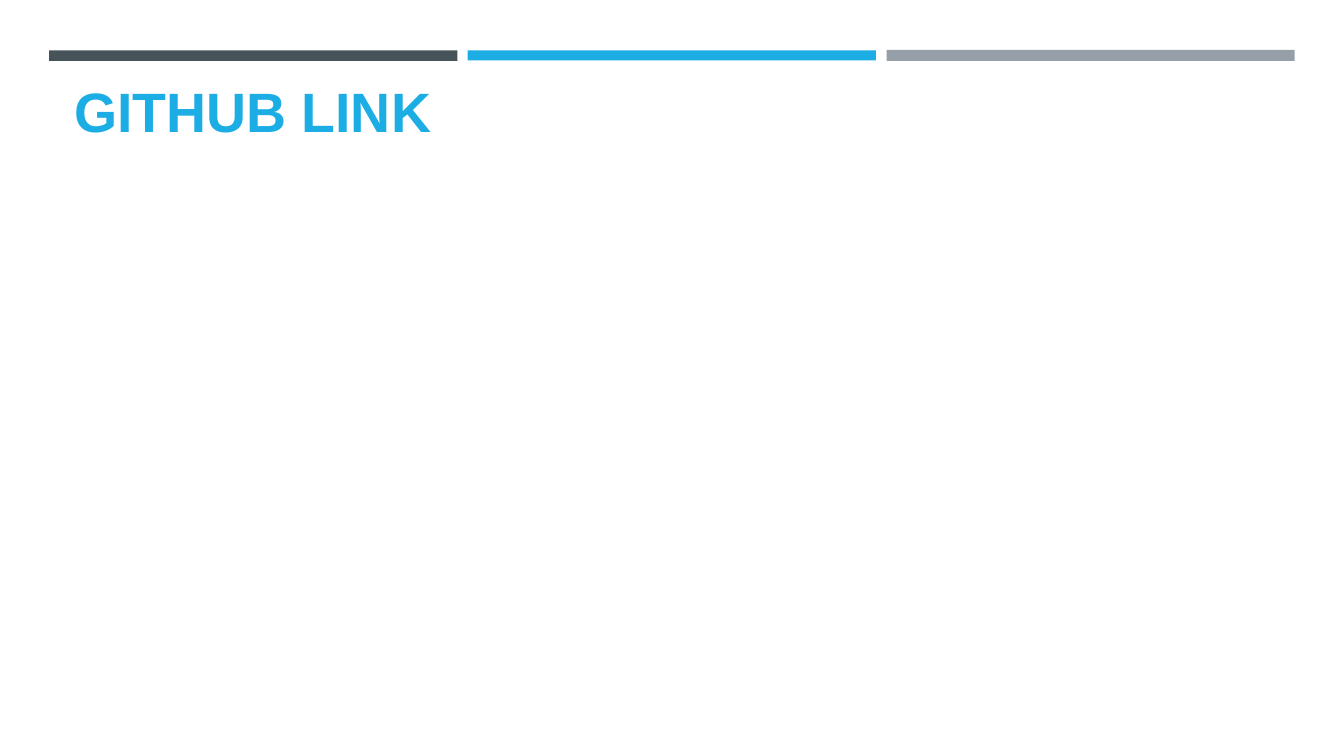
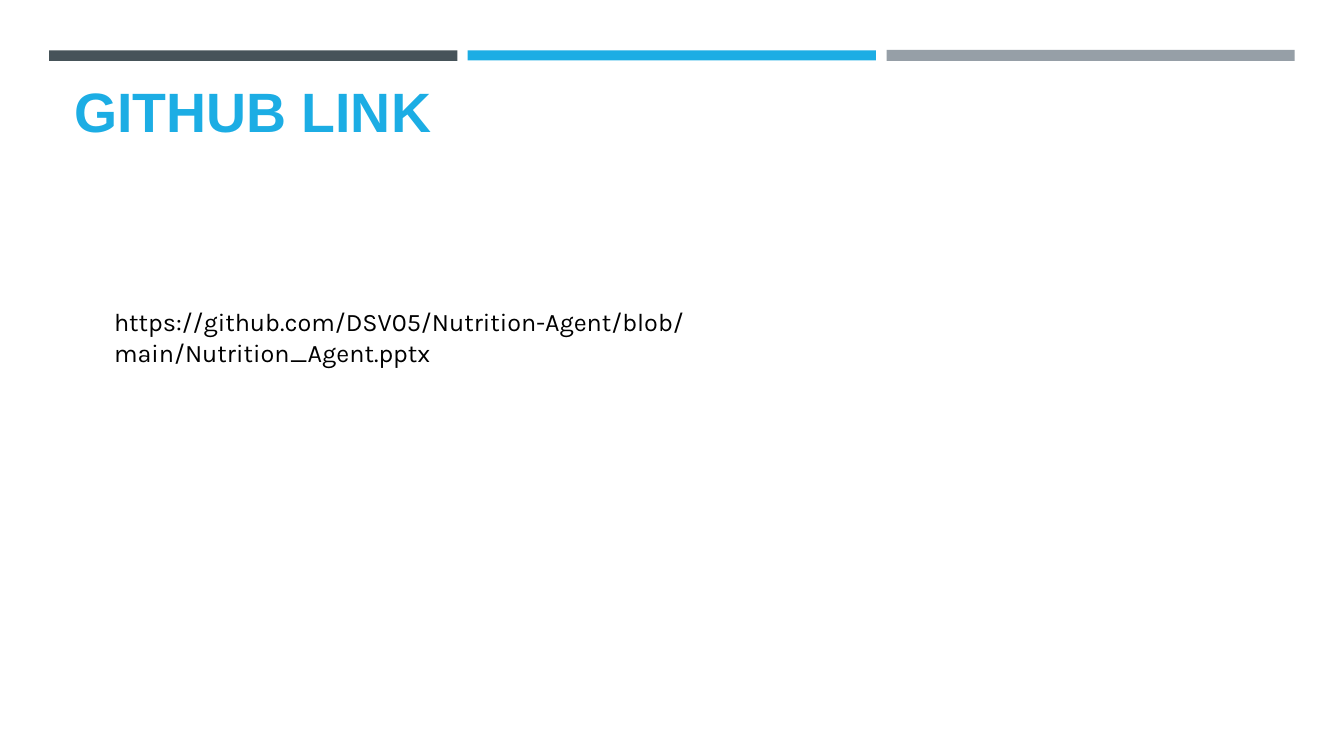
Before and after one commit to DSV05/Nutrition-Agent, a slide deck: slide 20 of Nutrition_Agent.pptx (slide 18 before the commit). Drawn at 1344x756 pixels with LibreOffice and Linux fonts; fonts in the diff are those of the drawing; background and template pictures are left out. Boxes give left, top, right and bottom in pixels: in the first picture for what was removed or moved away, otherwise in the second. Text is boxed around its words. In the diff, an @@ line names an element or a change of style, - is before the commit and + after.

```diff
--- a/Nutrition_Agent.pptx
+++ b/Nutrition_Agent.pptx
@@ text added at <box>114,312,684,368</box>, 18 pt, text #000000 @@
+https://github.com/DSV05/Nutrition-Agent/blob/main/Nutrition_Agent.pptx
```
Also in this commit, not shown: 4 other slides changed, 2 slides added.
